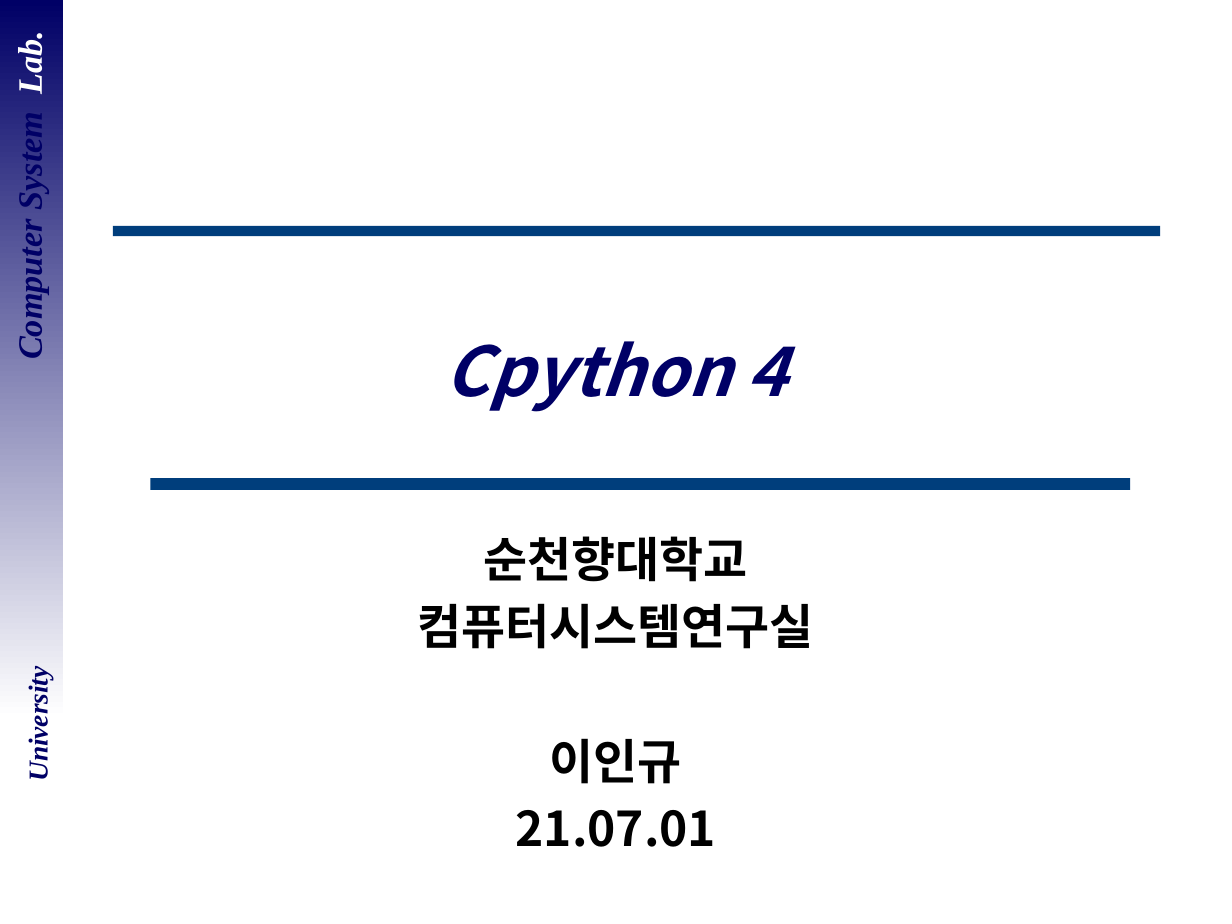
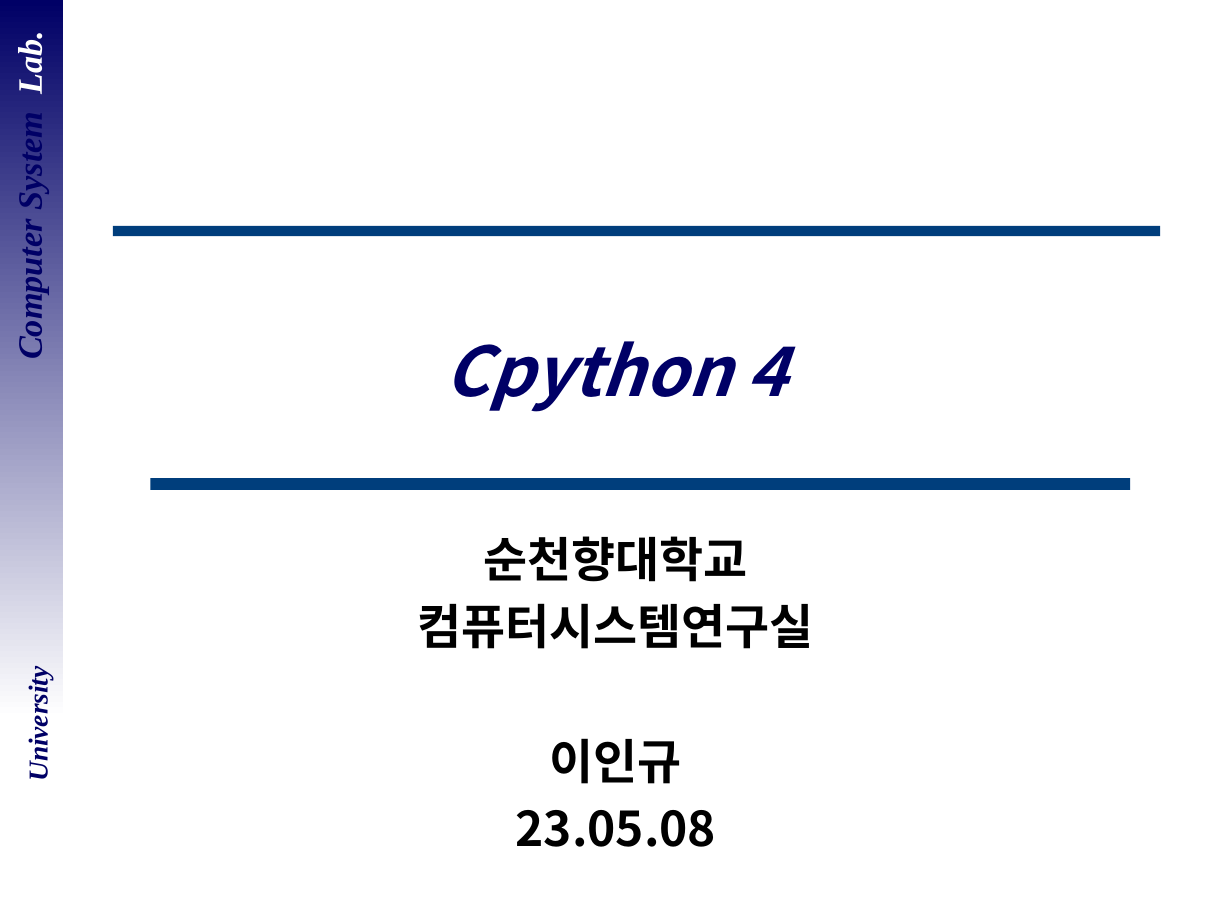
Before and after one commit to DevelopLee20/CSLab_Semina, a slide deck: slide 1 of ppt 모음/Cpython4.pptx. Drawn at 1232x924 pixels with LibreOffice and Linux fonts; fonts in the diff are those of the drawing; background and template pictures are left out. Boxes give left, top, right and bottom in pixels: in the first picture for what was removed or moved away, otherwise in the second. Text is boxed around its words. In the diff, an @@ line names an element or a change of style, - is before the commit and + after.

Commit message:
2023-07-30 CPython5 back

```diff
--- a/ppt 모음/Cpython4.pptx
+++ b/ppt 모음/Cpython4.pptx
@@ subtitle at (516,810,716,847): text changed @@
-21.07.01
+23.05.08
```
Also in this commit, not shown: 1 other slide changed, 1 other file.
